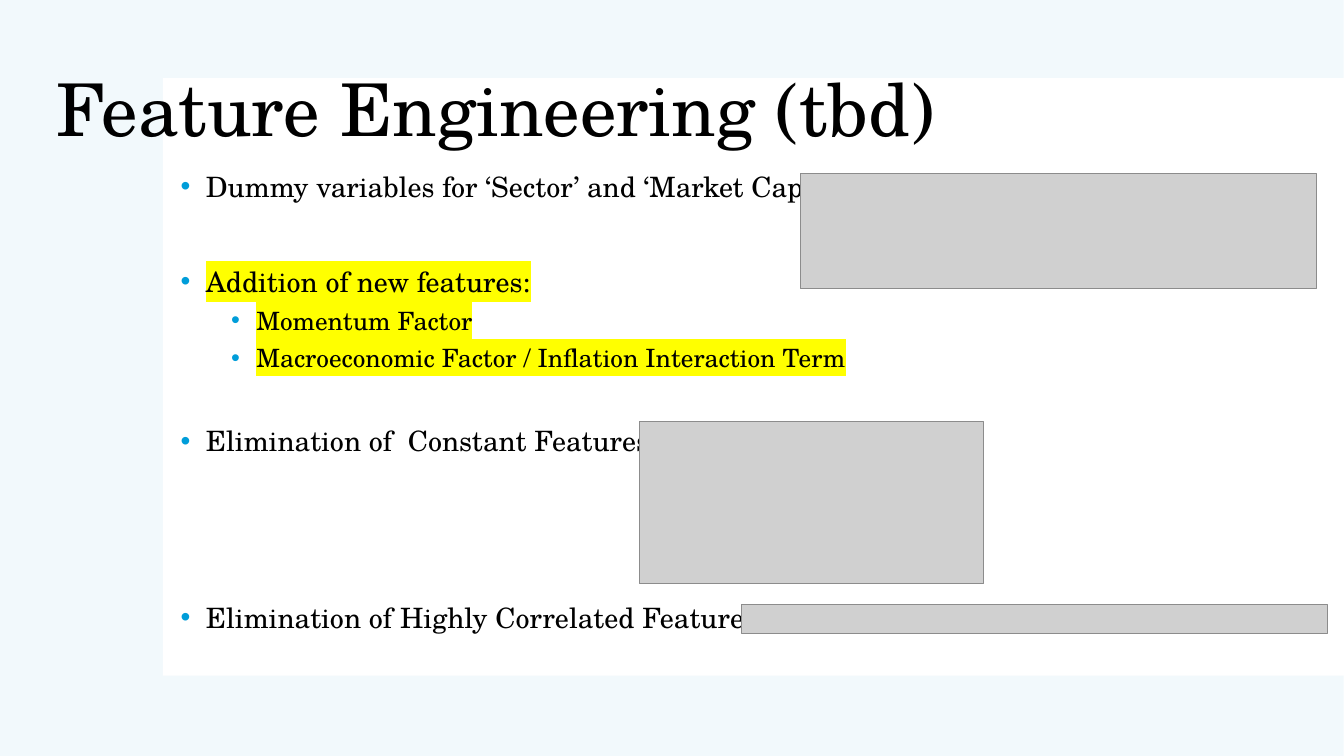
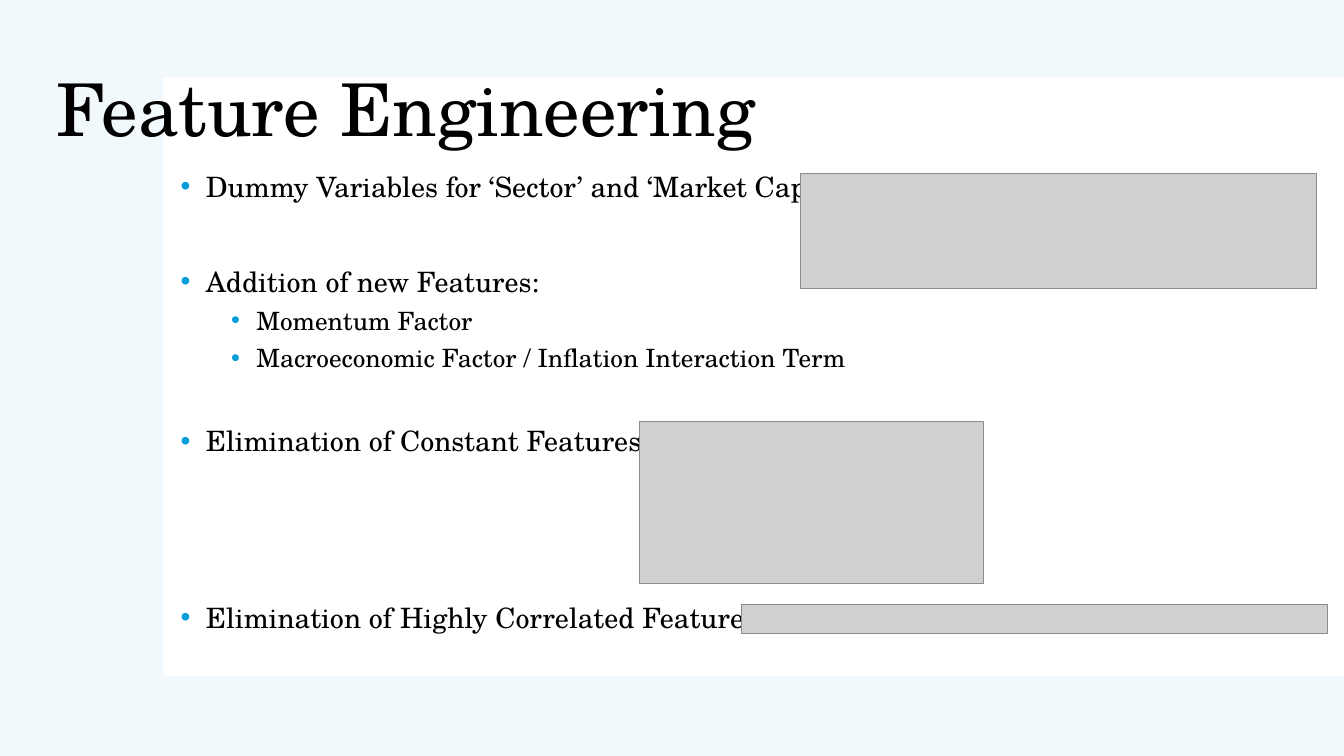
Before and after one commit to AtK42/ML_stonks_2021, a slide deck: slide 3 of Group2_ML_Project_Presentation.pptx. Drawn at 1344x756 pixels with LibreOffice and Linux fonts; fonts in the diff are those of the drawing; grey boxes stand for pictures. Boxes give left, top, right and bottom in pixels: in the first picture for what was removed or moved away, otherwise in the second. Text is boxed around its words. In the diff, an @@ line names an element or a change of style, - is before the commit and + after.

```diff
--- a/Group2_ML_Project_Presentation.pptx
+++ b/Group2_ML_Project_Presentation.pptx
@@ title at [56, 83, 755, 151]: text changed @@
-Feature Engineering (tbd)
+Feature Engineering
@@ text at [206, 173, 820, 293]: text changed @@
-• Dummy variables for ‘Sector’ and ‘Market Cap’:
-• Addition of new features:
+• Dummy Variables for ‘Sector’ and ‘Market Cap’:
+• Addition of new Features:
@@ text at [256, 311, 846, 368]: highlight #FFFF00 to none in "Momentum Factor", "Macroeconomic Factor / Inflation Interaction Term" @@
```
Also in this commit, not shown: 5 other slides changed, 1 slide added.
